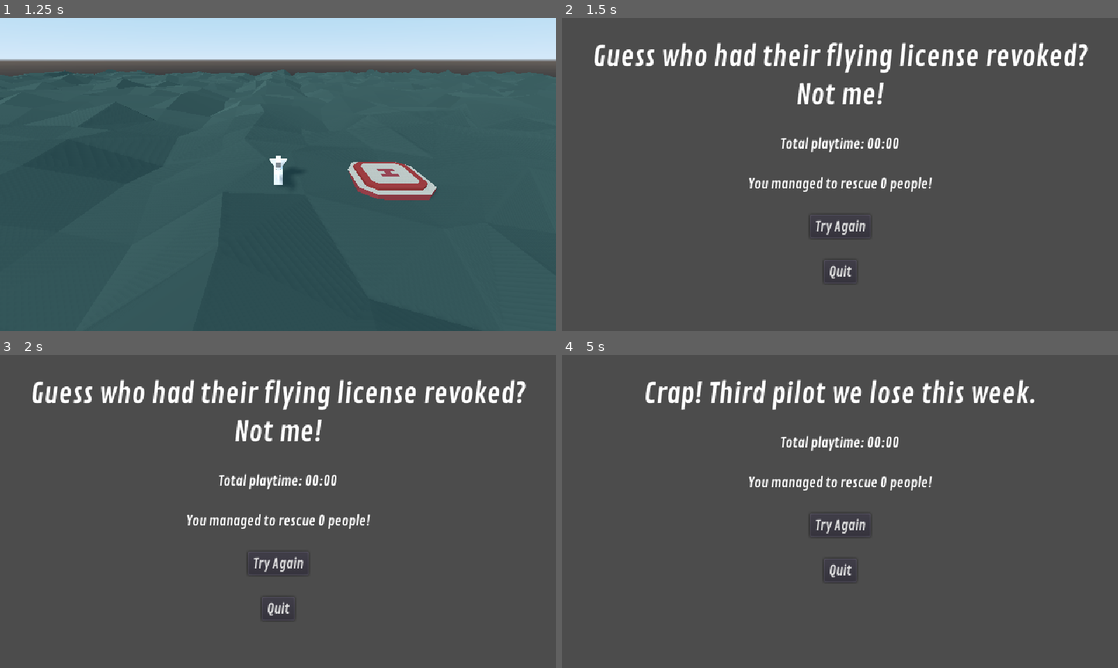
Above: before the commit, frames 1-4 (two rows, left to right).
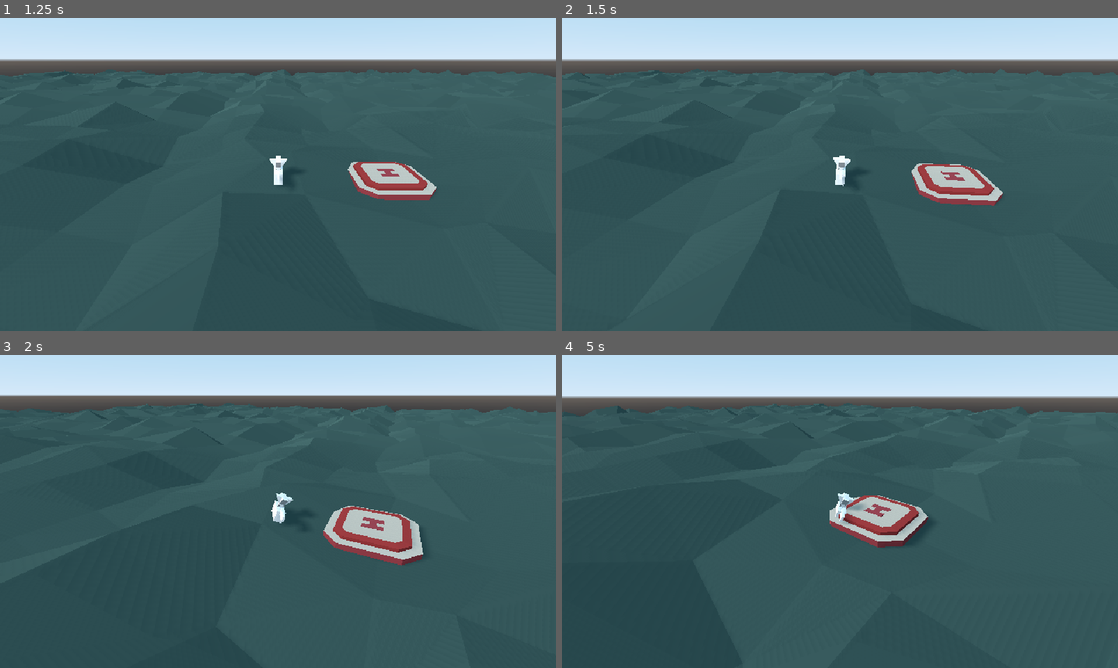
Above: after the commit, the same moments.

Repository: guilhermehto/chopper-rescue
Game: Godot game, scene res://interface/MainMenu.tscn
The game is run twice, just before and just after one commit, with the same random seed, the same clock (stepped at 60 frames per second) and the same inputs.
Inputs (mouse positions are in pixels of both pictures, inside the frame that each line leads up to):
- Up to frame 1 (1.25 s): click "Start" at 0.5 s
- Up to frame 2 (1.5 s): hold Right (cyclic_right) from 1.28 s (still down); tap Home (ui_home) at 1.35 s
- Up to frame 3 (2 s): keep holding Right (cyclic_right)
- Up to frame 4 (5 s): release Right (cyclic_right) at 2 s; click (840, 564) at 2 s, where only the run before the commit has a clickable "Try Again"; hold S (collective_down) 2.78-3.5 s; tap Home (ui_home) at 2.85, 4.35 s; click (840, 524) at 3.5 s, where only the run before the commit has a clickable "Try Again"; hold Right (cyclic_right) from 4.28 s (still down)

Frame 1 is identical in both runs. In frame 2, 52% of the frame differs, in the area x 0-100%, y 0-100%; in frame 3, 60%; in frame 4, 58%.

Commit message:
Cleanup

Diff:
--- a/entities/chopper/PhysicsChopper.gd
+++ b/entities/chopper/PhysicsChopper.gd
@@ -21,8 +21,6 @@
 var dead: bool = false
 
 func _physics_process(delta: float) -> void:
-	if Input.is_action_just_pressed("ui_home"):
-		emit_signal("died")
 	if dead:
 		return
 
@@ -68,7 +66,6 @@
 		return
 	_die()
 
-
 func _die() -> void:
 	dead = true
 	self.fuel_time = 0
